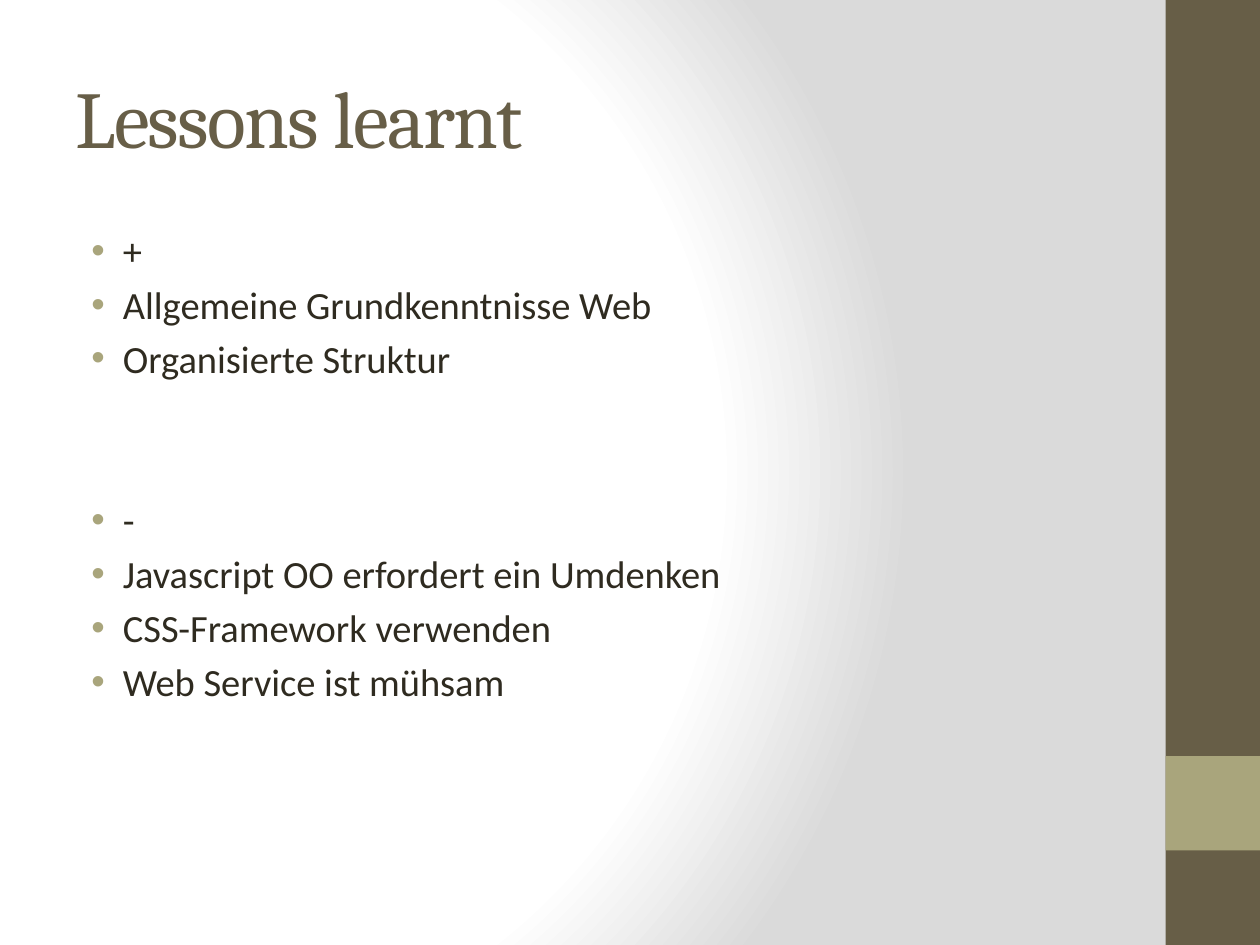
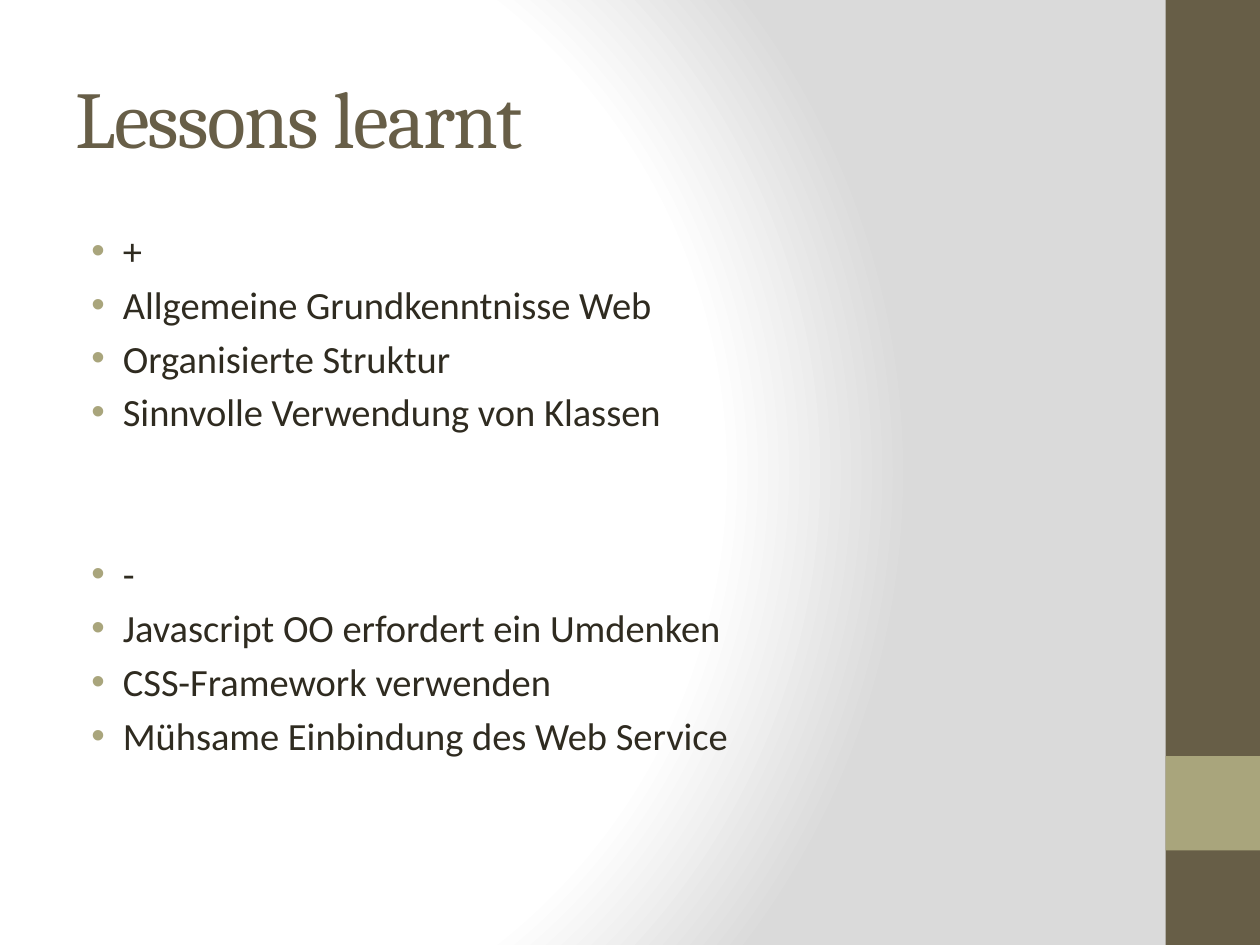
Before and after one commit to kochm8/ch.bfh.bti7054.w2014.p.beerwebshop, a slide deck: slide 16 of doc/Präsentation.pptx (slide 15 before the commit). Drawn at 1260x945 pixels with LibreOffice and Linux fonts; fonts in the diff are those of the drawing. Boxes give left, top, right and bottom in pixels: in the first picture for what was removed or moved away, otherwise in the second. Text is boxed around its words. In the diff, an @@ line names an element or a change of style, - is before the commit and + after.

```diff
--- a/doc/Präsentation.pptx
+++ b/doc/Präsentation.pptx
@@ text at <box>123,399,661,433</box>: paragraph added @@
+• Sinnvolle Verwendung von Klassen
@@ text at <box>123,723,728,757</box>: text changed @@
-• Web Service ist mühsam
+• Mühsame Einbindung des Web Service
```
Also in this commit, not shown: 4 other slides changed, 1 slide added.
